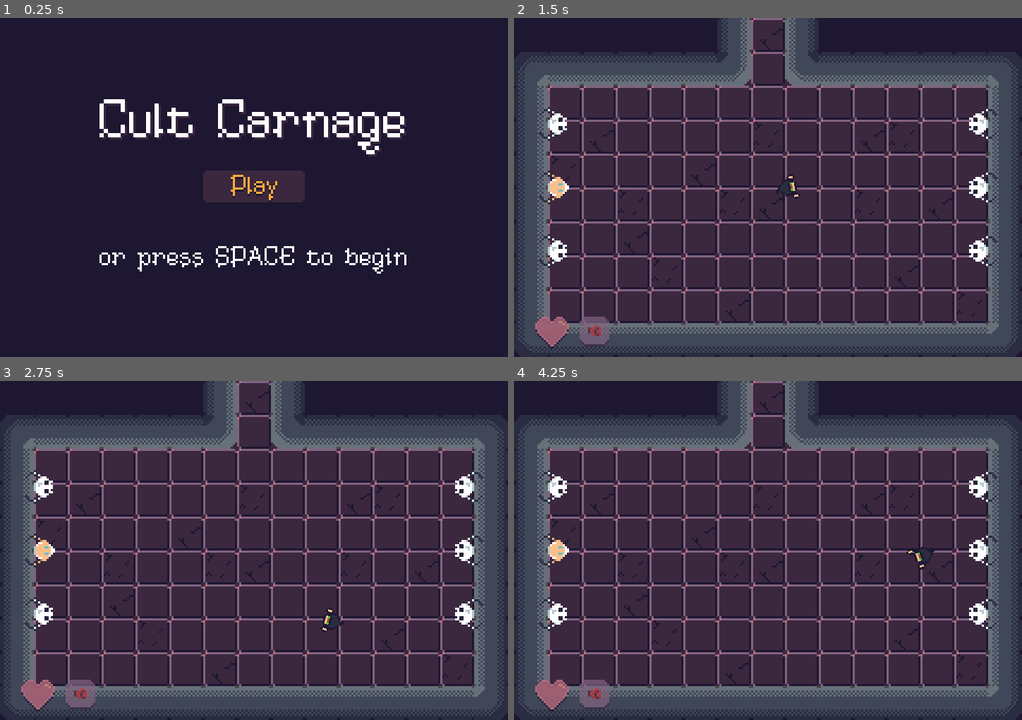
Above: before the commit, frames 1-4 (two rows, left to right).
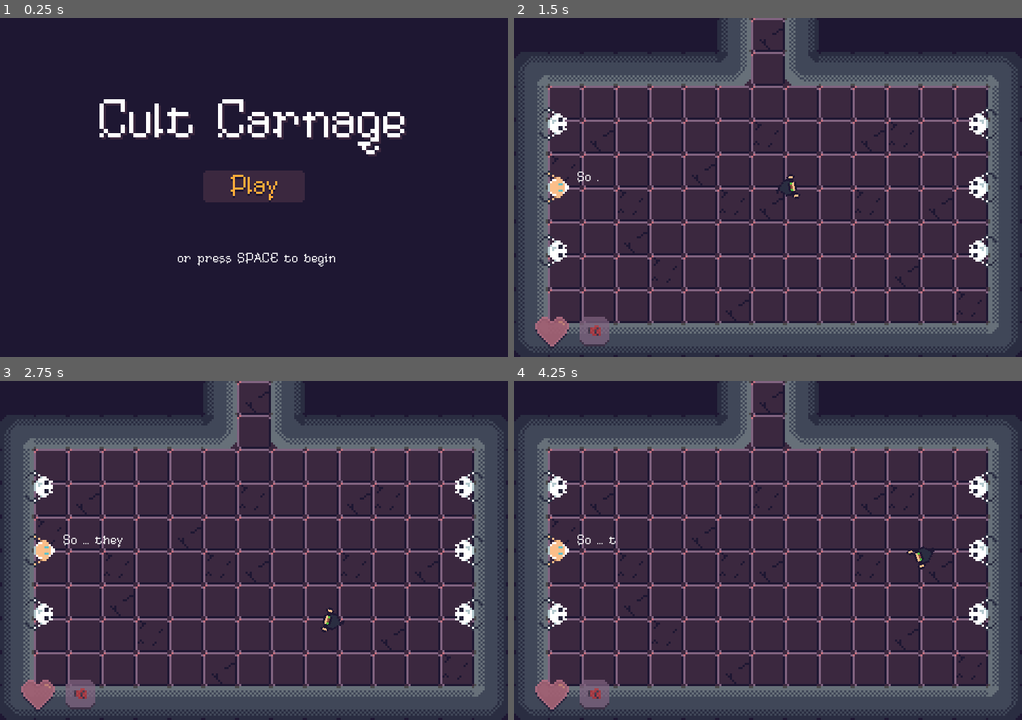
Above: after the commit, the same moments.

Repository: RustyMonky/Cult-Carnage
Game: Godot game, scene res://levels/title/title.tscn
The game is run twice, just before and just after one commit, with the same random seed, the same clock (stepped at 60 frames per second) and the same inputs.
Inputs (mouse positions are in pixels of both pictures, inside the frame that each line leads up to):
- Up to frame 1 (0.25 s): no input
- Up to frame 2 (1.5 s): click (768, 187) at 0.5 s; move the mouse to (879, 170) at 1.27 s; hold D (player_right) from 1.28 s (still down); hold Space (player_attack) from 1.28 s (still down)
- Up to frame 3 (2.75 s): move the mouse to (152, 567) at 2.02 s; release D (player_right) at 2.03 s; release Space (player_attack) at 2.03 s; hold S (player_down) from 2.03 s (still down); tap Space (player_attack) at 2.1 s
- Up to frame 4 (4.25 s): move the mouse to (818, 475) at 2.77 s; release S (player_down) at 2.78 s; hold D (player_right) 2.78-3.53 s; hold Mouse wheel up (player_scroll_left) 2.78-3.53 s; tap Space (player_attack) at 3.05, 3.8 s; move the mouse to (742, 618) at 3.52 s; hold W (player_up) from 3.53 s (still down); tap E (player_scroll_right) at 3.6 s

The runs differ from the first frame. In frame 1, 1.1% of the frame differs, in the area x 19-80%, y 67-76%; in frame 2, less than 0.1%; in frame 3, 0.1%; in frame 4, less than 0.1%.

Commit message:
Adds prisoner tutorial text and 8pt font for spectre

Diff:
--- /dev/null
+++ b/assets/fonts/spectre-varaints/label-8pt.tres
@@ -0,0 +1,7 @@
+[gd_resource type="DynamicFont" load_steps=2 format=2]
+
+[ext_resource path="res://assets/fonts/Spectre.ttf" type="DynamicFontData" id=1]
+
+[resource]
+size = 8
+font_data = ExtResource( 1 )
--- a/levels/title/title.tscn
+++ b/levels/title/title.tscn
@@ -5,7 +5,7 @@
 [ext_resource path="res://assets/gui/buttons/play-button-pressed.png" type="Texture" id=3]
 [ext_resource path="res://assets/gui/buttons/play-button-hover.png" type="Texture" id=4]
 [ext_resource path="res://assets/fonts/spectre-varaints/header.tres" type="DynamicFont" id=5]
-[ext_resource path="res://assets/fonts/spectre-varaints/label-16pt.tres" type="DynamicFont" id=6]
+[ext_resource path="res://assets/fonts/spectre-varaints/label-8pt.tres" type="DynamicFont" id=6]
 
 [node name="title" type="Control"]
 anchor_right = 1.0
--- a/levels/tutorial/tutorial.gd
+++ b/levels/tutorial/tutorial.gd
@@ -1,8 +1,52 @@
 extends "res://levels/main/main.gd"
 
+onready var prisonerSpeech = $ui/prisonerSpeech
+onready var textTimer = $textTimer
+
+var textIndex = 0
+var textToSpeak = []
+
 func _ready():
-	pass # Replace with function body.
+	prisonerSpeech.visible_characters = 0
+	set_process_input(true)
 
-# Called every frame. 'delta' is the elapsed time since the previous frame.
-#func _process(delta):
-#	pass
+func _input(event):
+	if (event.is_action_pressed("player_attack")):
+		if textToSpeak[textIndex].length() > 0:
+			prisonerSpeech.visible_characters = 0
+			continuePrisonerText()
+
+func continuePrisonerText():
+	if !textTimer.is_stopped():
+		return
+
+	if textIndex + 1 < textToSpeak.size():
+		textIndex += 1
+		prisonerSpeech.set_bbcode(textToSpeak[textIndex])
+		textTimer.start()
+	else:
+		textToSpeak = []
+		textIndex = 0
+
+# Timer for 0.5 second delay on beginning prisoner speech
+func _on_delayTimer_timeout():
+	# Add the prisoner's tutorial speech lines to the array and reset the index
+	textToSpeak = [
+		"So ... they nabbed [i]you[/i] too, huh?",
+		"Those [b]damn[/b] cultists.",
+		"I'm done for, but maybe I can help you escape!",
+		"Move around with the W,A,S, and D keys.",
+		"Aim with your mouse.",
+		"Attack, click buttons, and cycle through text by left clicking.",
+		"Now, get ready, I'm gonna give you an openin'.",
+		"[b]AT LAST, I'M FREEEEE![/b]"
+	]
+	prisonerSpeech.set_bbcode(textToSpeak[textIndex])
+	textTimer.start()
+
+# Timer for revealing speech characters
+func _on_textTimer_timeout():
+	if prisonerSpeech.visible_characters == textToSpeak[textIndex].length():
+		textTimer.stop()
+	else:
+		prisonerSpeech.visible_characters += 1
--- a/levels/tutorial/tutorial.tscn
+++ b/levels/tutorial/tutorial.tscn
@@ -1,10 +1,11 @@
-[gd_scene load_steps=12 format=2]
+[gd_scene load_steps=13 format=2]
 
 [ext_resource path="res://levels/tutorial/tutorial.gd" type="Script" id=1]
 [ext_resource path="res://assets/levels/tiles/tileset.tres" type="TileSet" id=2]
 [ext_resource path="res://entities/actors/player/player.tscn" type="PackedScene" id=3]
 [ext_resource path="res://assets/actors/npc/prisoner/prisoner.png" type="Texture" id=4]
 [ext_resource path="res://assets/actors/npc/prisoner/prisoner-bones.png" type="Texture" id=5]
+[ext_resource path="res://assets/fonts/spectre-varaints/label-8pt.tres" type="DynamicFont" id=6]
 
 [sub_resource type="CircleShape2D" id=1]
 radius = 6.10778
@@ -46,7 +47,6 @@
 texture = ExtResource( 4 )
 
 [node name="staticBody" type="StaticBody2D" parent="prisoners/prisoner"]
-editor/display_folded = true
 
 [node name="collider" type="CollisionShape2D" parent="prisoners/prisoner/staticBody"]
 shape = SubResource( 1 )
@@ -56,7 +56,6 @@
 texture = ExtResource( 5 )
 
 [node name="staticBody" type="StaticBody2D" parent="prisoners/bones-1"]
-editor/display_folded = true
 
 [node name="CollisionShape2D" type="CollisionShape2D" parent="prisoners/bones-1/staticBody"]
 shape = SubResource( 2 )
@@ -66,7 +65,6 @@
 texture = ExtResource( 5 )
 
 [node name="staticBody" type="StaticBody2D" parent="prisoners/bones-2"]
-editor/display_folded = true
 
 [node name="collider" type="CollisionShape2D" parent="prisoners/bones-2/staticBody"]
 shape = SubResource( 3 )
@@ -77,7 +75,6 @@
 flip_h = true
 
 [node name="staticBody" type="StaticBody2D" parent="prisoners/bones-3"]
-editor/display_folded = true
 
 [node name="collider" type="CollisionShape2D" parent="prisoners/bones-3/staticBody"]
 shape = SubResource( 4 )
@@ -88,7 +85,6 @@
 flip_h = true
 
 [node name="staticBody" type="StaticBody2D" parent="prisoners/bones-4"]
-editor/display_folded = true
 
 [node name="collider" type="CollisionShape2D" parent="prisoners/bones-4/staticBody"]
 shape = SubResource( 5 )
@@ -108,3 +104,36 @@
 current = true
 
 [node name="tween" type="Tween" parent="."]
+
+[node name="ui" type="Control" parent="."]
+margin_right = 40.0
+margin_bottom = 40.0
+__meta__ = {
+"_edit_use_anchors_": false
+}
+
+[node name="prisonerSpeech" type="RichTextLabel" parent="ui"]
+margin_left = 30.0
+margin_top = 72.0
+margin_right = 126.0
+margin_bottom = 96.0
+rect_min_size = Vector2( 48, 0 )
+custom_fonts/italics_font = ExtResource( 6 )
+custom_fonts/bold_font = ExtResource( 6 )
+custom_fonts/normal_font = ExtResource( 6 )
+bbcode_enabled = true
+bbcode_text = "So ... they nabbed [i]you[/i] too, huh?"
+text = "So ... they nabbed you too, huh?"
+__meta__ = {
+"_edit_use_anchors_": false
+}
+
+[node name="textTimer" type="Timer" parent="."]
+wait_time = 0.05
+
+[node name="delayTimer" type="Timer" parent="."]
+wait_time = 0.5
+one_shot = true
+autostart = true
+[connection signal="timeout" from="textTimer" to="." method="_on_textTimer_timeout"]
+[connection signal="timeout" from="delayTimer" to="." method="_on_delayTimer_timeout"]
